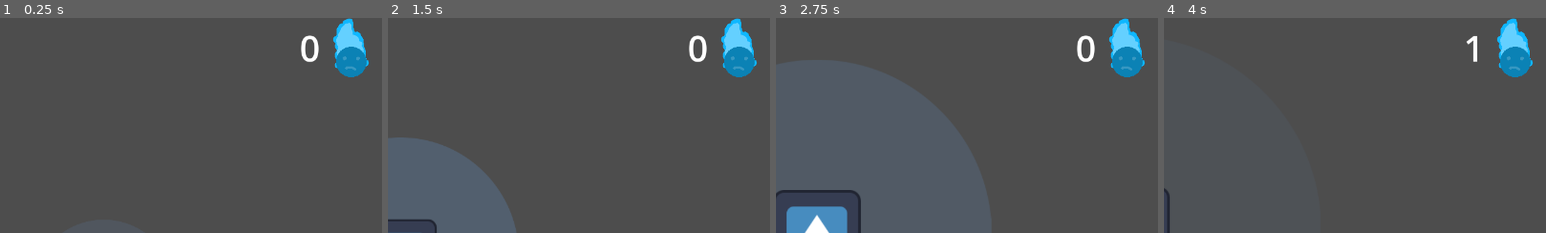
Above: before the commit, frames 1-4 (left to right).
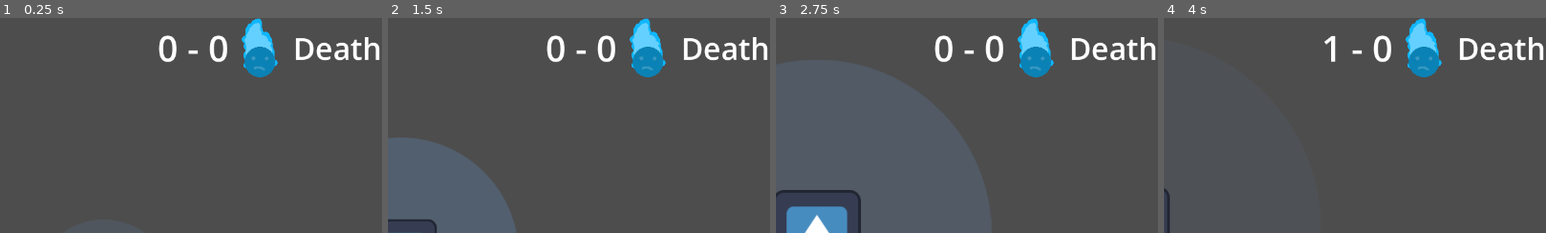
Above: after the commit, the same moments.

Repository: dkristia/Soul-Harvester
Game: Godot game, scene res://Scenes/Game/game.tscn
The game is run twice, just before and just after one commit, with the same random seed, the same clock (stepped at 60 frames per second) and the same inputs. The engine's default icon, where the game draws it, is replaced by a stand-in: a white triangle on a blue panel in a dark square.
Inputs (mouse positions are % of the whole screen's width and height, from its top left):
- Up to frame 1 (0.25 s): no input
- Up to frame 2 (1.5 s): tap Enter (ui_accept) at 0.5, 0.77 s; move the mouse to (72, 45) at 0.52 s; hold D (right) 0.53-1.28 s; tap Mouse wheel up (zoomin) at 0.6 s; move the mouse to (30, 55) at 1.27 s; hold S (down) from 1.28 s (still down); tap Mouse wheel down (zoomout) at 1.35 s
- Up to frame 3 (2.75 s): tap Enter (ui_accept) at 1.52 s; move the mouse to (60, 28) at 2.02 s; release S (down) at 2.03 s; hold D (right) from 2.03 s (still down); tap Mouse wheel up (zoomin) at 2.1 s
- Up to frame 4 (4 s): move the mouse to (45, 70) at 2.77 s; release D (right) at 2.78 s; hold W (up) 2.78-3.53 s; tap Mouse wheel down (zoomout) at 2.85 s; tap Enter (ui_accept) at 3.02, 3.77 s; move the mouse to (80, 65) at 3.52 s; hold A (left) from 3.53 s (still down); tap Mouse wheel up (zoomin) at 3.6 s
The pictures show only the part of the screen within x 50-100%, y 0-50%; the shares and areas given below are measured in that part.

The runs differ from the first frame. In frame 1, 5.2% of the frame differs, in the area x 41-100%, y 0-28%; in frame 2, 5.2%; in frame 3, 5.2%; in frame 4, 4.8%.

Commit message:
add Death and Anubis modes

Diff:
--- a/Objects/Player/player.gd
+++ b/Objects/Player/player.gd
@@ -40,5 +40,8 @@
 
 func _on_pickup_radius_area_entered(area):
 	if area.is_in_group("soul"):
-		global.souls += 1
+		if global.AnubisMode:
+			global.Asouls += 1
+		else:
+			global.Dsouls += 1
 		area.queue_free()
--- a/Scenes/GUI/GUI.gd
+++ b/Scenes/GUI/GUI.gd
@@ -1,7 +1,9 @@
 extends Control
 
 @onready var soulLabel = $CanvasLayer/HBoxContainer/MarginContainer/Souls
+@onready var DeathLabel = $CanvasLayer/HBoxContainer/MarginContainer3/De_Anu
 @onready var global = $"/root/Global"
 
 func _process(delta):
-	soulLabel.text = str(global.souls)
+	soulLabel.text = str(global.Dsouls) + " - " + str(global.Asouls)
+	DeathLabel.text = global.DeathLabel
--- a/Scenes/GUI/GUI.tscn
+++ b/Scenes/GUI/GUI.tscn
@@ -1,10 +1,13 @@
-[gd_scene load_steps=4 format=3 uid="uid://dmtf1ngn0r3sk"]
+[gd_scene load_steps=5 format=3 uid="uid://dmtf1ngn0r3sk"]
 
 [ext_resource type="Texture2D" uid="uid://bjh5nlvywuuhh" path="res://Assets/soul.png" id="1_1s835"]
 [ext_resource type="Script" path="res://Scenes/GUI/GUI.gd" id="1_cfqvc"]
 
 [sub_resource type="LabelSettings" id="LabelSettings_ybedg"]
 font_size = 60
+
+[sub_resource type="LabelSettings" id="LabelSettings_yrxky"]
+font_size = 51
 
 [node name="GUI" type="Control"]
 layout_mode = 3
@@ -36,10 +39,18 @@
 text = "0"
 label_settings = SubResource("LabelSettings_ybedg")
 
-[node name="MarginContainer2" type="MarginContainer" parent="CanvasLayer/HBoxContainer"]
+[node name="MarginContainer4" type="MarginContainer" parent="CanvasLayer/HBoxContainer"]
 layout_mode = 2
 
-[node name="TextureRect" type="TextureRect" parent="CanvasLayer/HBoxContainer/MarginContainer2"]
+[node name="TextureRect" type="TextureRect" parent="CanvasLayer/HBoxContainer/MarginContainer4"]
 texture_filter = 1
 layout_mode = 2
 texture = ExtResource("1_1s835")
+
+[node name="MarginContainer3" type="MarginContainer" parent="CanvasLayer/HBoxContainer"]
+layout_mode = 2
+
+[node name="De_Anu" type="Label" parent="CanvasLayer/HBoxContainer/MarginContainer3"]
+layout_mode = 2
+text = "Death"
+label_settings = SubResource("LabelSettings_yrxky")
--- a/Scenes/Game/game.gd
+++ b/Scenes/Game/game.gd
@@ -3,12 +3,15 @@
 
 # Called when the node enters the scene tree for the first time.
 @onready var _soul = preload("res://Objects/Soul/soul.tscn")
-
+@onready var global = $"/root/Global"
 # Called every frame. 'delta' is the elapsed time since the previous frame.
 func _process(delta):
-	pass
-
-
+	if Input.is_action_pressed("Anubis"):
+		global.AnubisMode = true
+		global.DeathLabel = "Anubis"
+	if Input.is_action_pressed("Death"):
+		global.AnubisMode = false
+		global.DeathLabel = "Death"
 func _on_soul_spawner_timeout():
 	var soul = _soul.instantiate()
 	add_child(soul)
--- a/global.gd
+++ b/global.gd
@@ -1,5 +1,8 @@
 extends Node
 
-@export var souls = 0
+@export var DeathLabel = "Death"
+@export var AnubisMode = false
+@export var Asouls = 0
+@export var Dsouls = 0
 @export var good = 2
 @export var bad = 1
--- a/project.godot
+++ b/project.godot
@@ -56,3 +56,13 @@
 "events": [Object(InputEventMouseButton,"resource_local_to_scene":false,"resource_name":"","device":-1,"window_id":0,"a …(253 unchanged characters)…
 ]
 }
+Death={
+"deadzone": 0.5,
+"events": [Object(InputEventKey,"resource_local_to_scene":false,"resource_name":"","device":0,"window_id":0,"alt_pressed":false,"shift_pressed":false,"ctrl_pressed":false,"meta_pressed":false,"pressed":false,"keycode":0,"physical_keycode":4194332,"key_label":0,"unicode":0,"echo":false,"script":null)
+]
+}
+Anubis={
+"deadzone": 0.5,
+"events": [Object(InputEventKey,"resource_local_to_scene":false,"resource_name":"","device":0,"window_id":0,"alt_pressed":false,"shift_pressed":false,"ctrl_pressed":false,"meta_pressed":false,"pressed":false,"keycode":0,"physical_keycode":4194333,"key_label":0,"unicode":0,"echo":false,"script":null)
+]
+}
